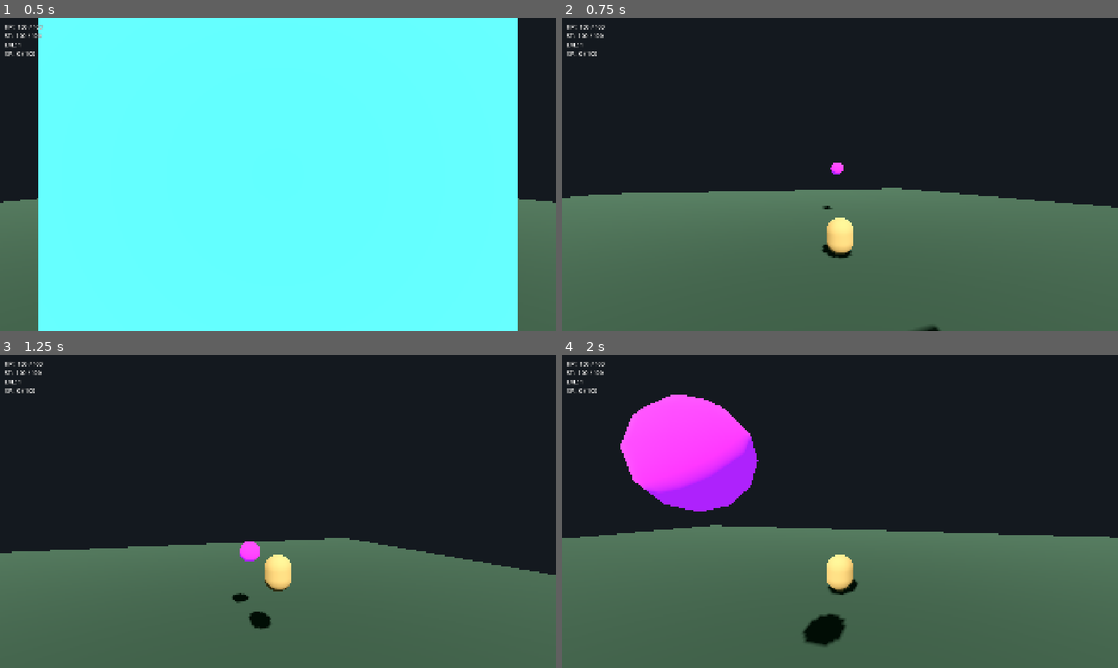
Above: before the commit, frames 1-4 (two rows, left to right).
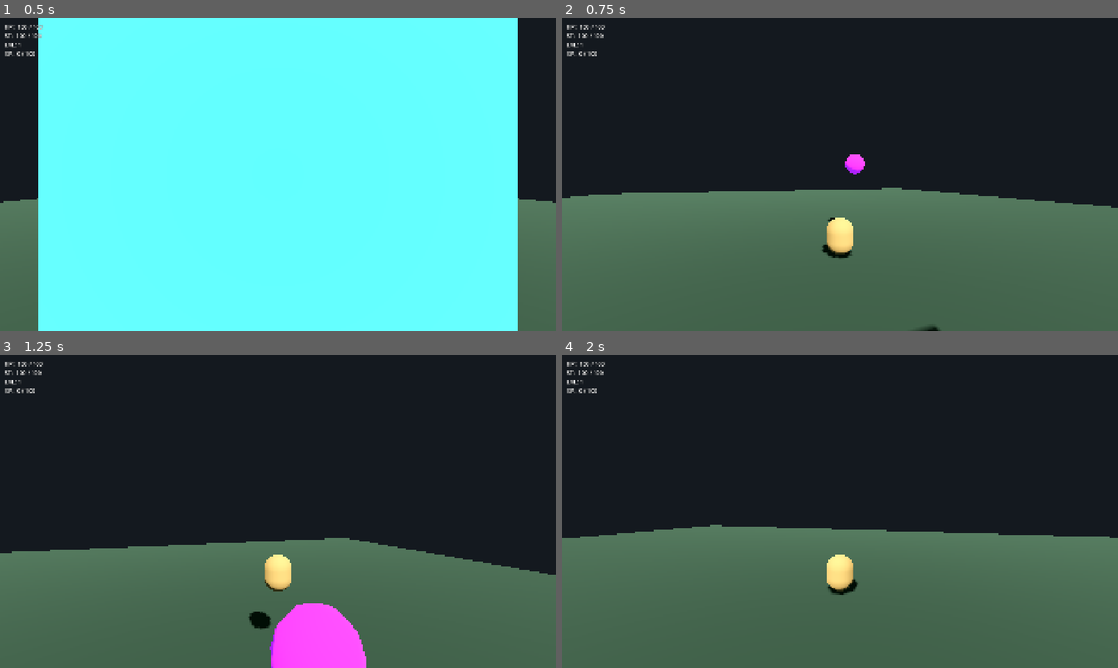
Above: after the commit, the same moments.

Repository: eldritch-dream/floaty_dog_knight
Game: Godot game, scene res://scenes/world/zone_01.tscn
Two runs of this game, one before a commit and one after it. Both use one fixed random seed, a clock stepped at 60 frames per second and the inputs below. This scene is started directly instead of the project's main scene.
Inputs (mouse positions are in pixels of both pictures, inside the frame that each line leads up to):
- Up to frame 1 (0.5 s): no input
- Up to frame 2 (0.75 s): tap Enter at 0.5 s; move the mouse to (867, 174) at 0.52 s; hold W (move_forward) from 0.53 s (still down); click (867, 174) at 0.6 s
- Up to frame 3 (1.25 s): keep holding W (move_forward); tap Space (jump) at 0.77 s; right-click (305, 511) at 0.8 s
- Up to frame 4 (2 s): keep holding W (move_forward); move the mouse to (812, 511) at 1.27 s; right-click (812, 511) at 1.35 s; tap Space (jump) at 1.52 s; click (812, 511) at 1.55 s

Frame 1 is identical in both runs. In frame 2, 0.3% of the frame differs, in the area x 47-55%, y 43-65%; in frame 3, 3.1%; in frame 4, 7.4%, in the area x 10-51%, y 12-94%.

Commit message:
Fix Wisp aggro: init order bug, null player ref, and add hit flash
- WispStateMachine: replace _ready() init with explicit setup() method
  to avoid Godot's bottom-up _ready() leaving enemy_stats null in states
- WispEnemy: call state_machine.setup() after enemy_stats is created
- WispEnemy: add fallback player lookup via get_parent().get_node_or_null()
  for when the typed @export NodePath doesn't resolve in instanced sub-scenes
- WispEnemy: add _flash_hit() tween (scale shrink → restore) so players
  can visually confirm when attacks land

Co-Authored-By: Claude Sonnet 4.6 <noreply@anthropic.com>

Diff:
--- a/scripts/enemies/wisp/wisp_enemy.gd
+++ b/scripts/enemies/wisp/wisp_enemy.gd
@@ -56,12 +56,19 @@
 	hurt_box = get_node("HurtBox") as HurtBox
 	visual = get_node("CSGSphere3D") as CSGSphere3D
 
+	# Fallback: typed export NodePath may not resolve for instanced sub-scenes.
+	if not is_instance_valid(player):
+		player = get_parent().get_node_or_null("Player") as CharacterBody3D
+
 	# Prevent self-damage: owner_node on HurtBox, source set by Attack state.
 	hurt_box.owner_node = self
 	# Stats intentionally left null on HurtBox — damage is handled via signal.
 	hurt_box.damaged.connect(_on_damaged)
 
 	enemy_stats.died.connect(_on_died)
+
+	# Init state machine after enemy_stats exists (avoids bottom-up _ready order).
+	state_machine.setup(self, config, enemy_stats)
 
 
 func _physics_process(delta: float) -> void:
@@ -74,10 +81,19 @@
 	if enemy_stats.is_dead():
 		return
 	enemy_stats.take_damage(amount, self)
+	_flash_hit()
 	# Notify current state — WindUp uses this to interrupt into Stagger.
 	var current: WispState = state_machine.current_state
 	if current and current.has_method("on_damaged"):
 		current.on_damaged()
+
+
+func _flash_hit() -> void:
+	if not is_instance_valid(visual):
+		return
+	var tween: Tween = create_tween()
+	tween.tween_property(visual, "scale", Vector3(0.6, 0.6, 0.6), 0.05)
+	tween.tween_property(visual, "scale", Vector3.ONE, 0.1)
 
 
 func _on_damaged(amount: float, _source: Node) -> void:
--- a/scripts/enemies/wisp/wisp_state_machine.gd
+++ b/scripts/enemies/wisp/wisp_state_machine.gd
@@ -12,17 +12,15 @@
 var states: Dictionary = {}
 
 
-func _ready() -> void:
-	var wisp: CharacterBody3D = get_parent() as CharacterBody3D
-	var config: GameConfig = wisp.config if wisp else null
-	var enemy_stats: EnemyStats = wisp.enemy_stats if wisp else null
-
+## Called explicitly by WispEnemy._ready() after enemy_stats is created.
+## Avoids Godot's bottom-up _ready() order leaving enemy_stats null.
+func setup(p_wisp: CharacterBody3D, p_config: GameConfig, p_enemy_stats: EnemyStats) -> void:
 	for child in get_children():
 		if child is WispState:
 			states[child.name.to_lower()] = child
-			child.wisp = wisp
-			child.config = config
-			child.enemy_stats = enemy_stats
+			child.wisp = p_wisp
+			child.config = p_config
+			child.enemy_stats = p_enemy_stats
 
 	if states.size() > 0:
 		current_state = states.values()[0]
